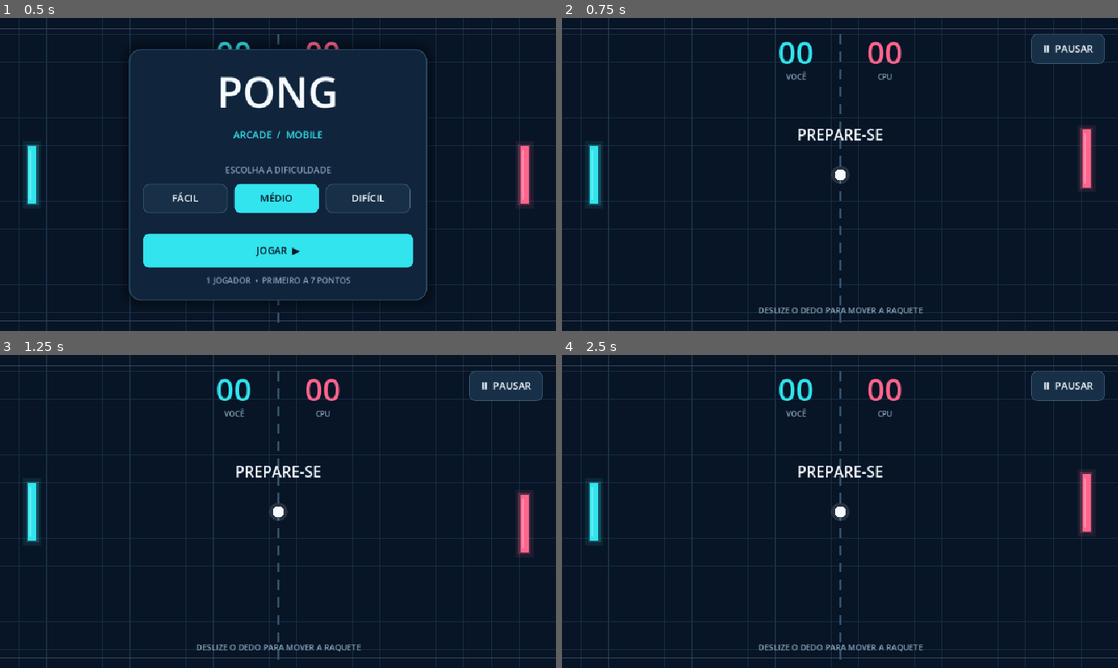
Above: before the commit, frames 1-4 (two rows, left to right).
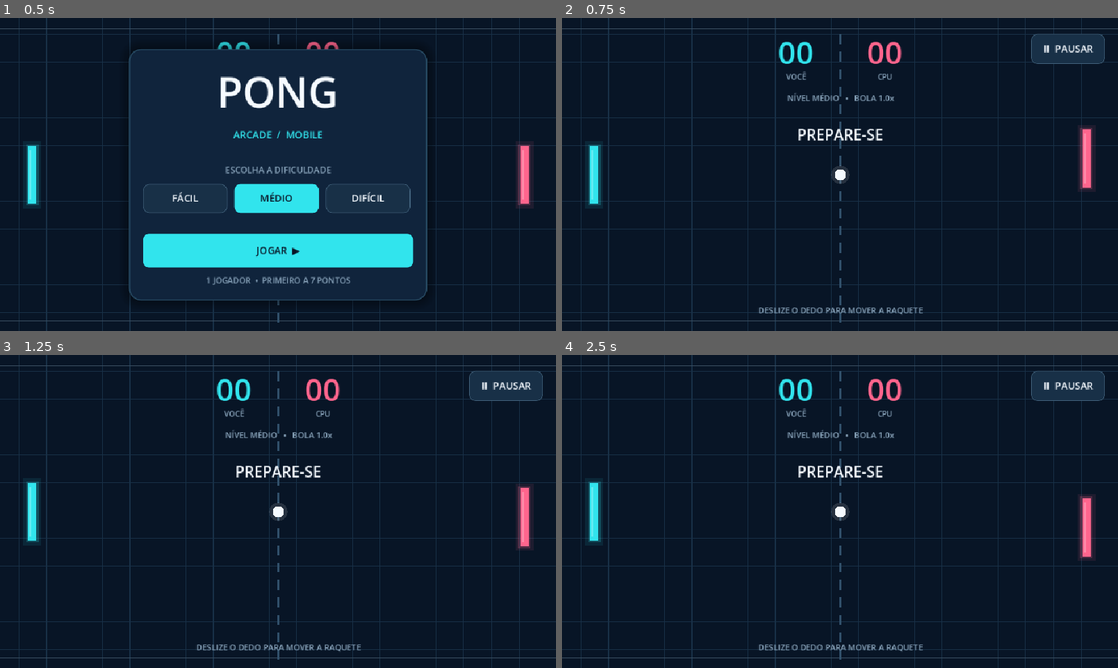
Above: after the commit, the same moments.

Repository: pitinga/game-pong-mobile
Game: Godot game, scene res://scenes/main.tscn
Same seed, same stepped clock (60 frames per second), same inputs: the game is played once before the commit and once after it.
Inputs:
- Up to frame 1 (0.5 s): no input
- Up to frame 2 (0.75 s): click "JOGAR ▶" at 0.5 s
- Up to frame 3 (1.25 s): no input
- Up to frame 4 (2.5 s): click "Ⅱ PAUSAR" at 1.25 s; click "REINICIAR PARTIDA" at 2 s

Frame 1 is identical in both runs. In frame 2, 0.2% of the frame differs, in the area x 40-60%, y 24-27%; in frame 3, 0.3%; in frame 4, 0.6%, in the area x 40-96%, y 24-65%.

Commit message:
feat(pong): balance CPU difficulty and accelerate rallies (v0.2.0)

Diff:
--- a/scripts/pong.gd
+++ b/scripts/pong.gd
@@ -17,12 +17,15 @@
 const FIELD_MARGIN := 18.0
 const PLAYER_SPEED := 640.0
 const BASE_BALL_SPEED := 345.0
-const MAX_BALL_SPEED := 780.0
+const BALL_ACCELERATION := 38.0
+const PADDLE_SPEED_BONUS := 55.0
+const MAX_BALL_SPEED := 1150.0
 const WIN_SCORE := 7
 
-const CPU_SPEEDS := [235.0, 335.0, 455.0]
-const CPU_REACTION := [0.34, 0.20, 0.11]
-const CPU_ERROR := [80.0, 38.0, 12.0]
+const CPU_SPEEDS := [185.0, 260.0, 370.0]
+const CPU_REACTION := [0.48, 0.30, 0.15]
+const CPU_ERROR := [115.0, 80.0, 18.0]
+const CPU_LOOKAHEAD := [0.10, 0.30, 0.85]
 const DIFFICULTIES := ["FÁCIL", "MÉDIO", "DIFÍCIL"]
 
 var state: GameState = GameState.MENU
@@ -39,6 +42,7 @@
 var _serve_direction := 1.0
 var _cpu_target_y := 270.0
 var _cpu_reaction_timer := 0.0
+var _cpu_aim_bias := 0.0
 var _trail: Array[Vector2] = []
 
 var _menu: CenterContainer
@@ -80,7 +84,29 @@
 		queue_redraw()
 		return
 
-	ball_position += ball_velocity * delta
+	_accelerate_ball(delta)
+	# Passos curtos evitam atravessar as raquetes quando a bola estiver rápida.
+	var substeps := maxi(1, ceili(ball_velocity.length() * delta / BALL_RADIUS))
+	var step_delta := delta / float(substeps)
+	for _step in range(substeps):
+		ball_position += ball_velocity * step_delta
+		_check_ball_collisions()
+		if ball_position.x < -BALL_RADIUS:
+			_score_point(false)
+			queue_redraw()
+			return
+		elif ball_position.x > size.x + BALL_RADIUS:
+			_score_point(true)
+			queue_redraw()
+			return
+
+	_trail.push_front(ball_position)
+	if _trail.size() > 12:
+		_trail.pop_back()
+	queue_redraw()
+
+
+func _check_ball_collisions() -> void:
 	var top := FIELD_MARGIN + BALL_RADIUS
 	var bottom := size.y - FIELD_MARGIN - BALL_RADIUS
 	if ball_position.y <= top and ball_velocity.y < 0.0:
@@ -107,17 +133,6 @@
 		ball_position.x = cpu_x - PADDLE_WIDTH * 0.5 - BALL_RADIUS
 		_bounce_from_paddle(false)
 
-	_trail.push_front(ball_position)
-	if _trail.size() > 12:
-		_trail.pop_back()
-
-	if ball_position.x < -BALL_RADIUS:
-		_score_point(false)
-	elif ball_position.x > size.x + BALL_RADIUS:
-		_score_point(true)
-
-	queue_redraw()
-
 
 func _input(event: InputEvent) -> void:
 	if event is InputEventKey and event.pressed and not event.echo:
@@ -179,6 +194,8 @@
 	_draw_centered("VOCÊ", Vector2(w * 0.42, 106), 13, MUTED)
 	_draw_centered("CPU", Vector2(w * 0.58, 106), 13, MUTED)
 	if state == GameState.PLAYING:
+		var speed_ratio := maxf(1.0, ball_velocity.length() / BASE_BALL_SPEED)
+		_draw_centered("NÍVEL %s   •   BOLA %.1fx" % [DIFFICULTIES[difficulty], speed_ratio], Vector2(w * 0.5, 143), 14, MUTED)
 		_draw_centered("DESLIZE O DEDO PARA MOVER A RAQUETE", Vector2(w * 0.5, h - 31), 14, MUTED)
 		if _serve_countdown > 0.0:
 			_draw_centered("PREPARE-SE", Vector2(w * 0.5, h * 0.39), 26, WHITE)
@@ -225,6 +242,7 @@
 	player_y = size.y * 0.5
 	cpu_y = size.y * 0.5
 	_cpu_target_y = cpu_y
+	_cpu_aim_bias = 0.0
 	ball_position = size * 0.5
 	ball_velocity = Vector2.ZERO
 	_trail.clear()
@@ -240,7 +258,16 @@
 func _launch_ball() -> void:
 	var angle := randf_range(-0.55, 0.55)
 	ball_velocity = Vector2(cos(angle) * _serve_direction, sin(angle)) * BASE_BALL_SPEED
+	if _serve_direction > 0.0:
+		_cpu_aim_bias = randf_range(-CPU_ERROR[difficulty], CPU_ERROR[difficulty])
+		_cpu_reaction_timer = CPU_REACTION[difficulty]
 	_play_sound("serve")
+
+
+func _accelerate_ball(delta: float) -> void:
+	var speed := ball_velocity.length()
+	if speed > 0.0 and speed < MAX_BALL_SPEED:
+		ball_velocity *= minf(speed + BALL_ACCELERATION * delta, MAX_BALL_SPEED) / speed
 
 
 func _bounce_from_paddle(is_player: bool) -> void:
@@ -248,9 +275,14 @@
 	var offset := clampf((ball_position.y - paddle_center) / (PADDLE_HEIGHT * 0.5), -1.0, 1.0)
 	var angle := offset * 0.98
 	var direction := 1.0 if is_player else -1.0
-	var speed := minf(ball_velocity.length() * 1.065, MAX_BALL_SPEED)
+	var speed := minf(ball_velocity.length() + PADDLE_SPEED_BONUS, MAX_BALL_SPEED)
 	ball_velocity = Vector2(direction * cos(angle), sin(angle)) * speed
-	_cpu_reaction_timer = 0.0
+	if is_player:
+		# O erro é sorteado uma vez por devolução, sem teletransporte da mira.
+		_cpu_aim_bias = randf_range(-CPU_ERROR[difficulty], CPU_ERROR[difficulty])
+		_cpu_reaction_timer = CPU_REACTION[difficulty]
+	else:
+		_cpu_reaction_timer = 0.0
 	_play_sound("paddle")
 
 
@@ -261,12 +293,13 @@
 		if ball_velocity.x > 0.0:
 			var destination_x := size.x - PADDLE_MARGIN
 			var flight_time := maxf(0.0, (destination_x - ball_position.x) / ball_velocity.x)
+			flight_time = minf(flight_time, CPU_LOOKAHEAD[difficulty])
 			var top := FIELD_MARGIN + BALL_RADIUS
 			var span := size.y - 2.0 * top
 			var projected_y := ball_position.y + flight_time * ball_velocity.y
 			var mirrored := fposmod(projected_y - top, span * 2.0)
 			_cpu_target_y = top + (mirrored if mirrored <= span else span * 2.0 - mirrored)
-			_cpu_target_y += randf_range(-CPU_ERROR[difficulty], CPU_ERROR[difficulty])
+			_cpu_target_y += _cpu_aim_bias
 		else:
 			_cpu_target_y = size.y * 0.5 + randf_range(-30.0, 30.0)
 	var step: float = CPU_SPEEDS[difficulty] * delta
--- a/tests/test_pong.gd
+++ b/tests/test_pong.gd
@@ -17,6 +17,25 @@
 	else:
 		_failures += 1
 		push_error("FALHOU - " + description)
+
+
+func _cpu_defends_shot(game: Control, level: int, speed: float) -> bool:
+	game._select_difficulty(level)
+	game._start_match()
+	game._serve_countdown = 0.0
+	game.ball_position = Vector2(540.0, 80.0)
+	game.ball_velocity = Vector2(speed, 0.0)
+	game.cpu_y = game.size.y * 0.5
+	game._cpu_target_y = game.cpu_y
+	game._cpu_aim_bias = 0.0
+	game._cpu_reaction_timer = 0.0
+	for _frame in range(100):
+		game._physics_process(1.0 / 60.0)
+		if game.ball_velocity.x < 0.0:
+			return true
+		if game.player_score > 0:
+			return false
+	return false
 
 
 func _run_tests() -> void:
@@ -43,6 +62,41 @@
 	game._toggle_pause()
 	_check(game.state == GameScript.GameState.PLAYING, "Retoma a partida")
 
+	_check(game.CPU_SPEEDS[0] < game.CPU_SPEEDS[1] and game.CPU_SPEEDS[1] < game.CPU_SPEEDS[2], "CPU tem velocidades diferentes por nível")
+	_check(game.CPU_REACTION[0] > game.CPU_REACTION[1] and game.CPU_REACTION[1] > game.CPU_REACTION[2], "CPU reage mais rápido nos níveis difíceis")
+	_check(game.CPU_LOOKAHEAD[0] < game.CPU_LOOKAHEAD[1] and game.CPU_LOOKAHEAD[1] < game.CPU_LOOKAHEAD[2], "CPU antecipa melhor a trajetória nos níveis difíceis")
+	_check(game.CPU_ERROR[0] > game.CPU_ERROR[1] and game.CPU_ERROR[1] > game.CPU_ERROR[2], "CPU tem mira menos precisa nos níveis fáceis")
+	_check(game.MAX_BALL_SPEED > game.CPU_SPEEDS[2] * 2.0, "Bola pode ficar bem mais rápida do que a CPU")
+
+	game.ball_velocity = Vector2(game.BASE_BALL_SPEED, 0.0)
+	game._accelerate_ball(2.0)
+	_check(is_equal_approx(game.ball_velocity.length(), game.BASE_BALL_SPEED + 2.0 * game.BALL_ACCELERATION), "Bola acelera com o tempo")
+	var before_bounce: float = game.ball_velocity.length()
+	game.ball_position = Vector2(200.0, game.player_y)
+	game._bounce_from_paddle(true)
+	_check(is_equal_approx(game.ball_velocity.length(), before_bounce + game.PADDLE_SPEED_BONUS), "Bola acelera a cada rebatida")
+	game.ball_velocity = Vector2(game.MAX_BALL_SPEED - 5.0, 0.0)
+	game._accelerate_ball(2.0)
+	game._bounce_from_paddle(true)
+	_check(is_equal_approx(game.ball_velocity.length(), game.MAX_BALL_SPEED), "Bola respeita limite máximo de velocidade")
+	game._reset_round(1.0)
+	_check(game.ball_velocity == Vector2.ZERO and game._serve_countdown > 0.0, "Velocidade reinicia após cada ponto")
+
+	_check(not _cpu_defends_shot(game, 0, 650.0), "Fácil: CPU erra uma bola que consegue alcançar no médio")
+	_check(_cpu_defends_shot(game, 1, 650.0), "Médio: CPU defende uma bola de velocidade moderada")
+	_check(not _cpu_defends_shot(game, 1, 850.0), "Médio: jogador consegue pontuar com bola rápida")
+	_check(_cpu_defends_shot(game, 2, 850.0), "Difícil: CPU defende uma bola rápida que passa no médio")
+	game._select_difficulty(2)
+	game._start_match()
+	game._serve_countdown = 0.0
+	game.ball_position = Vector2(840.0, 270.0)
+	game.ball_velocity = Vector2(game.MAX_BALL_SPEED, 0.0)
+	game.cpu_y = 270.0
+	for _frame in range(6):
+		game._physics_process(1.0 / 60.0)
+	_check(game.ball_velocity.x < 0.0, "Bola rápida não atravessa a raquete da CPU")
+
+	game._start_match()
 	game._score_point(false)
 	_check(game.cpu_score == 1 and game.player_score == 0, "CPU pontua")
 	game._score_point(true)
Not shown, changed: export_presets.cfg
